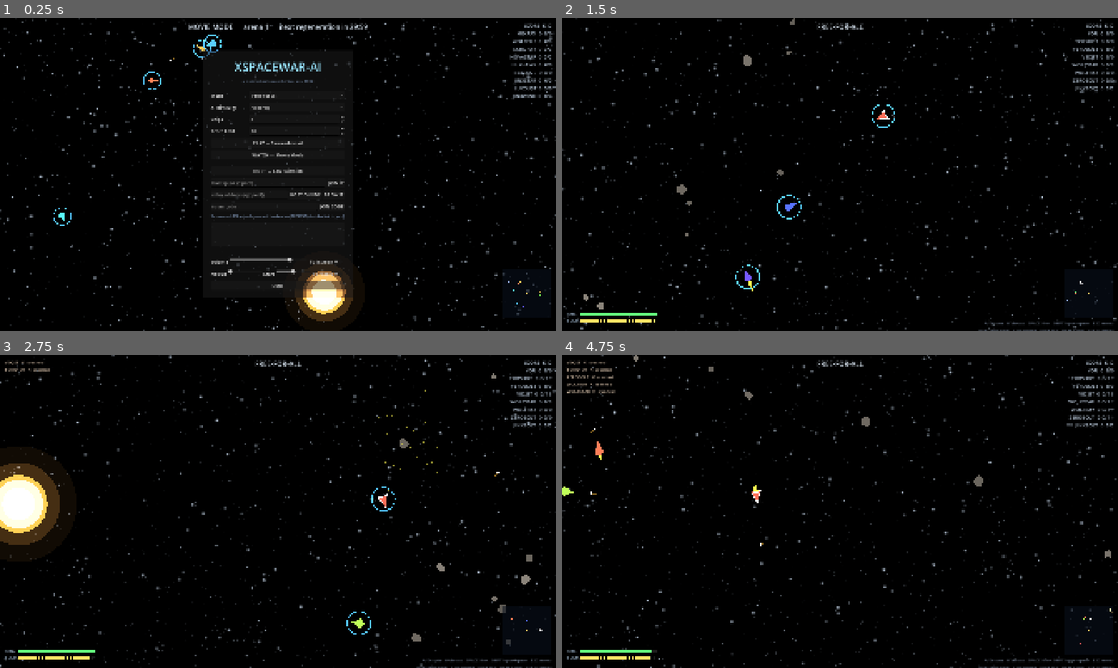
Above: before the commit, frames 1-4 (two rows, left to right).
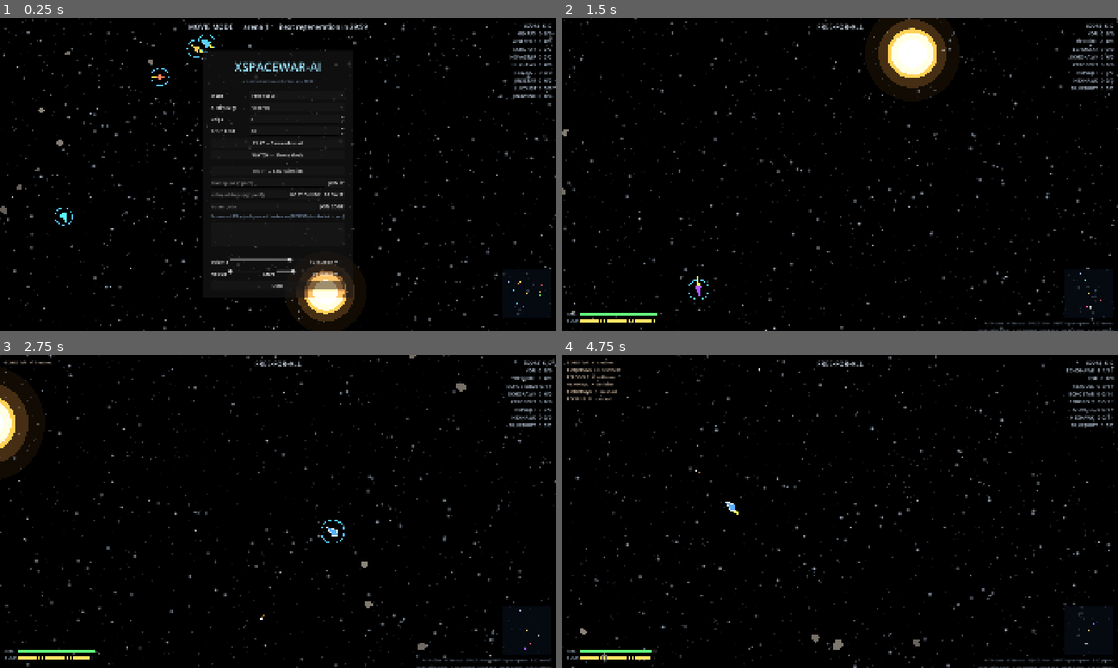
Above: after the commit, the same moments.

Repository: CryptoJones/XSpaceWar-AI
Game: Godot game, scene res://src/ui/main.tscn
Two runs of this game, one before a commit and one after it. Both use one fixed random seed, a clock stepped at 60 frames per second and the inputs below.
Inputs (mouse positions are in pixels of both pictures, inside the frame that each line leads up to):
- Up to frame 1 (0.25 s): no input
- Up to frame 2 (1.5 s): click (828, 183) at 0.52 s; type "12" at 0.6 s; click (812, 193) at 0.75 s; type "12" at 0.83 s; click (828, 205) at 0.98 s; type "12" at 1.07 s; click "PLAY — Skirmish vs AI" at 1.25 s
- Up to frame 3 (2.75 s): tap Enter at 2 s; move the mouse to (400, 495) at 2.02 s; hold D from 2.03 s (still down); hold Enter from 2.03 s (still down); click (400, 495) at 2.17 s; tap Space at 2.27 s
- Up to frame 4 (4.75 s): move the mouse to (728, 527) at 2.77 s; release D at 2.78 s; release Enter at 2.78 s; hold A 2.78-3.53 s; tap Shift at 2.85, 4.35 s; tap Space at 3.02, 4.52 s; move the mouse to (895, 442) at 3.52 s; hold D 3.53-4.28 s; hold Enter 3.53-4.28 s; move the mouse to (812, 574) at 4.27 s; hold W from 4.28 s (still down); click (812, 574) at 4.42 s

The runs differ from the first frame. In frame 1, 0.8% of the frame differs, in the area x 0-100%, y 0-99%; in frame 2, 6.2%; in frame 3, 7.4%, in the area x 0-100%, y 0-100%; in frame 4, 4.4%.

Commit message:
Always exactly one star per arena
Drop the 20% binary-star roll from session arena generation; ArenaGen
keeps the capability for future modes.

Co-Authored-By: Claude Fable 5 <noreply@anthropic.com>

Diff:
--- a/src/gameplay/game_session.gd
+++ b/src/gameplay/game_session.gd
@@ -83,7 +83,7 @@
 	# Procedural arena — vary the layout a little by mode. Kept sparse:
 	# space should read as mostly empty with hazards, not an obstacle course.
 	arena_params = ArenaGen.populate(world, {
-		"star_count": 2 if _rng.randf() < 0.2 else 1,
+		"star_count": 1,  # exactly one gravity well per map
 		"planets": _rng.randi_range(1, 2),
 		"asteroid_density": _rng.randi_range(16, 55),
 		"satellites": _rng.randi_range(0, 2),
